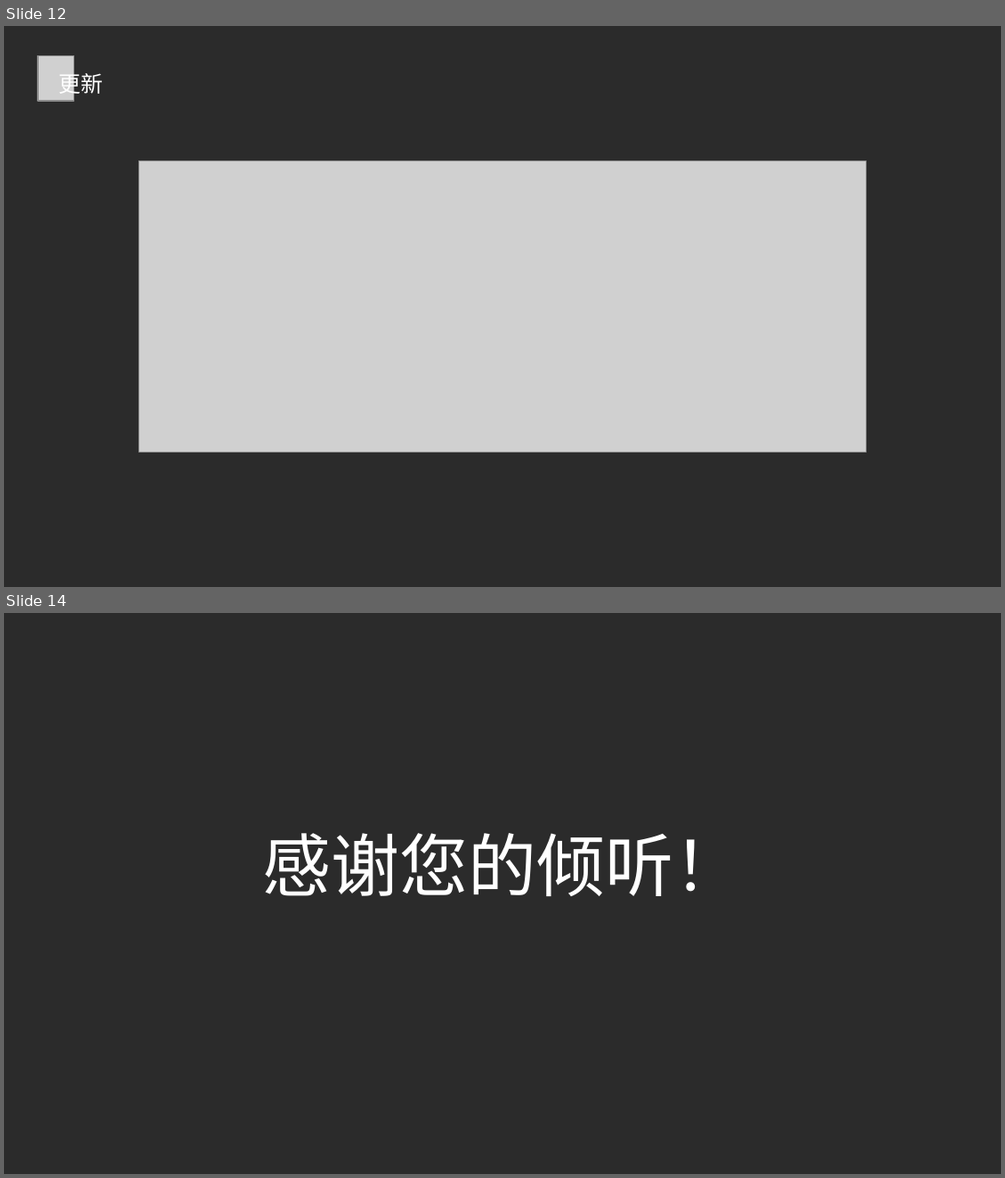
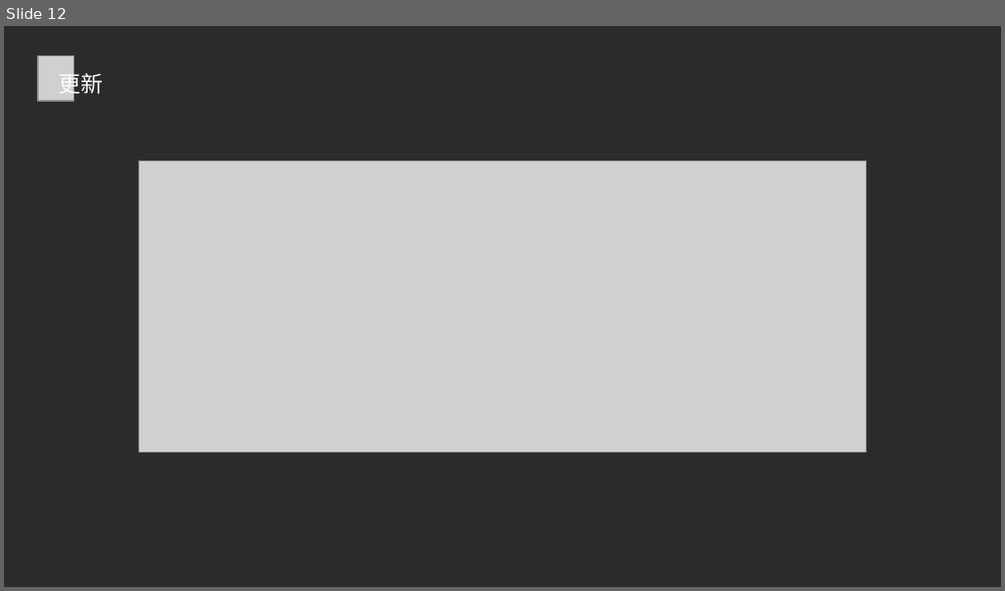
Before and after one commit to longtianlove/HotPatch, a slide deck: show/分享.pptx. Shown one above the other, each under a label of ours: slides 12 and 14 before the commit, slide 12 after it; the slides between them are not shown. The pictures are 1005x1178 and 1005x591 pixels, drawn with LibreOffice and Linux fonts; fonts in the diff are those of the drawing; grey boxes stand for pictures; background and template pictures are left out; a plain dark background stands for a picture behind light text. Boxes give left, top, right and bottom in pixels: in the first picture for what was removed or moved away, otherwise in the second. Text is boxed around its words. In the diff, an @@ line names an element or a change of style, - is before the commit and + after.

```diff
--- a/show/分享.pptx
+++ b/show/分享.pptx
@@ slide 14 removed at [4, 613, 1001, 1174], background picture (left out) @@
@@ text removed at [263, 833, 742, 896] @@
-感谢您的倾听！
```
Also in this commit, not shown: 1 slide changed, 1 slide added, 1 other slide removed, 9 other files.
